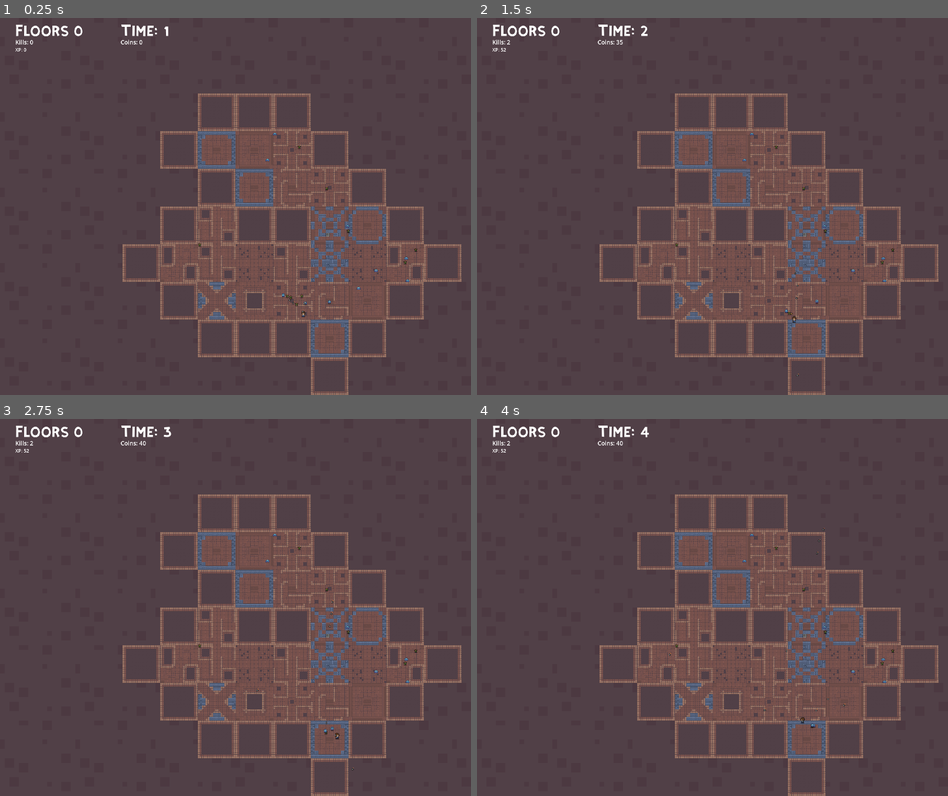
Above: before the commit, frames 1-4 (two rows, left to right).
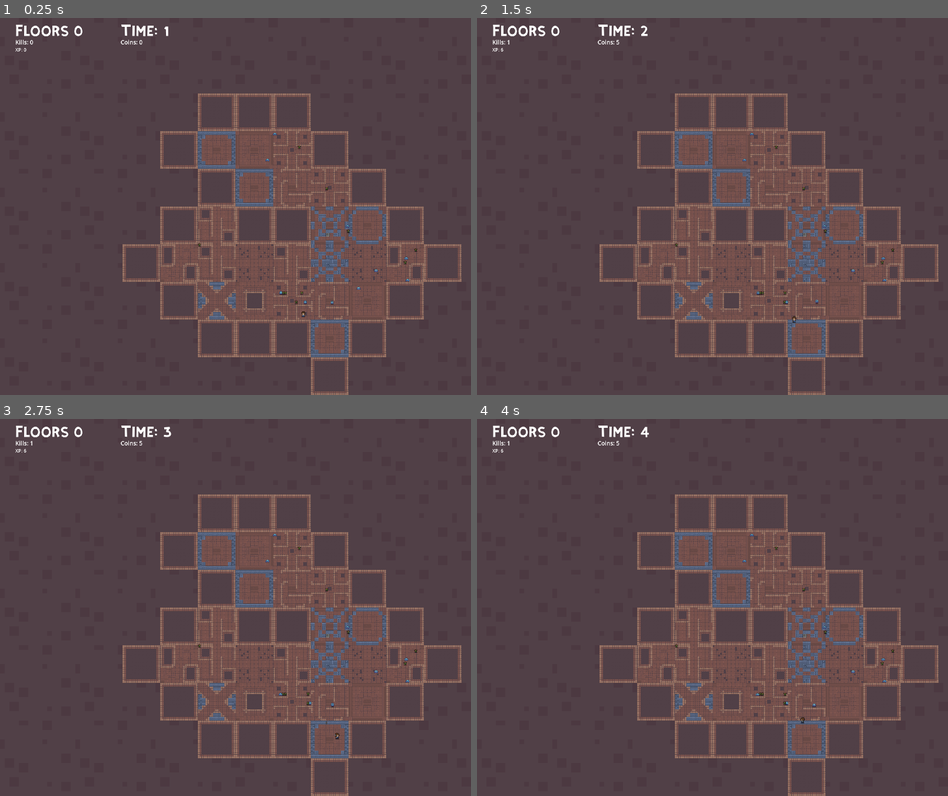
Above: after the commit, the same moments.

Repository: jaxonavena/Calamity
Game: Godot game, scene res://scenes/dungeon_generator.tscn
The game is run twice, just before and just after one commit, with the same random seed, the same clock (stepped at 60 frames per second) and the same inputs.
Inputs (mouse positions are in pixels of both pictures, inside the frame that each line leads up to):
- Up to frame 1 (0.25 s): no input
- Up to frame 2 (1.5 s): tap Enter at 0.5 s; move the mouse to (816, 187) at 0.52 s; press the mouse at (816, 187) at 0.53 s; hold Right (ui_right) 0.53-1.28 s; tap Space (attack) at 1.25, 1.35 s; move the mouse to (618, 225) at 1.27 s; release the mouse at (618, 225) at 1.28 s; hold Down (ui_down) from 1.28 s (still down)
- Up to frame 3 (2.75 s): click (141, 626) at 1.55 s; move the mouse to (282, 524) at 2.02 s; release Down (ui_down) at 2.03 s; press the mouse at (282, 524) at 2.03 s; hold Right (ui_right) from 2.03 s (still down)
- Up to frame 4 (4 s): tap Enter at 2.75 s; move the mouse to (688, 682) at 2.77 s; release Right (ui_right) at 2.78 s; release the mouse at (688, 682) at 2.78 s; hold Up (ui_up) 2.78-3.53 s; tap E at 2.85 s; click (688, 682) at 3.05 s; move the mouse to (853, 664) at 3.52 s; press the mouse at (853, 664) at 3.53 s; hold Left (ui_left) from 3.53 s (still down)

The runs differ from the first frame. In frame 1, less than 0.1% of the frame differs, in the area x 42-87%, y 59-79%; in frame 2, less than 0.1%; in frame 3, less than 0.1%; in frame 4, 0.1%, in the area x 5-87%, y 5-83%.

Commit message:
added collision for bomb and enemy

Diff:
--- a/calamity-godotproject/scenes/main.tscn
+++ b/calamity-godotproject/scenes/main.tscn
@@ -120,6 +120,7 @@
 
 [node name="enemy2" parent="." instance=ExtResource("3_balui")]
 position = Vector2(334, 65)
+collision_layer = 1
 
 [node name="Border" type="StaticBody2D" parent="."]
 
@@ -132,3 +133,4 @@
 
 [node name="Projectile" parent="." instance=ExtResource("6_t56a7")]
 position = Vector2(14, 23)
+collision_layer = 9
--- a/calamity-godotproject/scenes/projectile.tscn
+++ b/calamity-godotproject/scenes/projectile.tscn
@@ -6,10 +6,7 @@
 [sub_resource type="CircleShape2D" id="CircleShape2D_lpoks"]
 radius = 4.0
 
-[sub_resource type="CircleShape2D" id="CircleShape2D_bp0wx"]
-radius = 2.23607
-
-[node name="Projectile" type="Node2D"]
+[node name="Projectile" type="CharacterBody2D"]
 script = ExtResource("1_bghdu")
 
 [node name="Sprite2D" type="Sprite2D" parent="."]
@@ -24,7 +21,10 @@
 
 [node name="Timer" type="Timer" parent="."]
 
-[node name="wallphysics" type="CollisionShape2D" parent="."]
-shape = SubResource("CircleShape2D_bp0wx")
+[node name="wall collision" type="Area2D" parent="."]
+
+[node name="CollisionShape2D" type="CollisionShape2D" parent="wall collision"]
+shape = SubResource("CircleShape2D_lpoks")
 
 [connection signal="body_entered" from="Area2D" to="." method="_on_area_2d_body_entered"]
+[connection signal="body_entered" from="wall collision" to="." method="_on_wall_collision_body_entered"]
--- a/calamity-godotproject/scripts/enemy.gd
+++ b/calamity-godotproject/scripts/enemy.gd
@@ -23,6 +23,7 @@
 	else:
 		$AnimatedSprite2D.play("slime idle")
 
+	move_and_slide()
 func generate_random_offset(x_range: float, y_range: float) -> Vector2:
 	var random_x = randf_range(-x_range, x_range)
 	var random_y = randf_range(-y_range, y_range)
--- a/calamity-godotproject/scripts/enemyglobin.gd
+++ b/calamity-godotproject/scripts/enemyglobin.gd
@@ -31,6 +31,7 @@
 	else:
 		$AnimatedSprite2D.play("globin idle")
 
+	move_and_slide()
 # Function to shoot a projectile
 func shoot_projectile(body):
 
--- a/calamity-godotproject/scripts/projectile.gd
+++ b/calamity-godotproject/scripts/projectile.gd
@@ -1,4 +1,5 @@
-extends Node2D
+extends CharacterBody2D
+
 
 @export var speed: float = 250
 @export var damage: int = 10
@@ -30,6 +31,7 @@
 	# Move the projectile in the direction it's facing
 	position += direction * speed * delta
 
+
 # Function to set the direction of the projectile
 func set_direction(dir: Vector2, shooter_instance: Node):
 	direction = dir.normalized()
@@ -37,6 +39,7 @@
 
 func _on_area_2d_body_entered(body: Node2D) -> void:
 	#pass
+
 	if is_instance_valid(shooter):
 		if shooter.has_method("player") and body.has_method("enemy"):
 				body.deal_with_damage(true)
@@ -48,3 +51,11 @@
 			queue_free()
 	else:
 		print("shooter dead asf")
+
+
+
+func _on_wall_collision_body_entered(body) -> void:
+	 # Assuming layer 1 is for walls
+	if is_instance_valid(shooter):
+		if not(body.has_method("player")) and not(body.has_method("enemy")):
+			queue_free()
Not shown: 1 places in calamity-godotproject/scenes/projectile.tscn that only renumber resources
